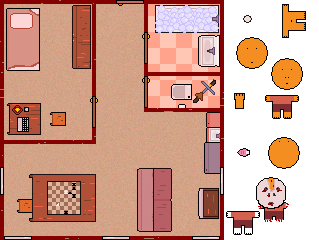
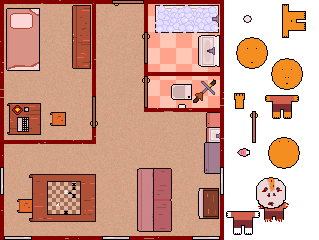
Comparing the layer stacks of the two 319x240 images. Changes:
renamed "Layer 1 copy 32" to "Layer 1 copy 40", moved it above "Layer 1 copy 31", painted on it over [112, 0, 123, 6]
added layer "Layer 1 copy 31" above "Layer 1 copy 30" over [250, 111, 258, 143]
painted on "Layer 1 copy 30" over [90, 98, 98, 126]
painted on "Layer 1 copy 29" over [112, 0, 116, 4]
